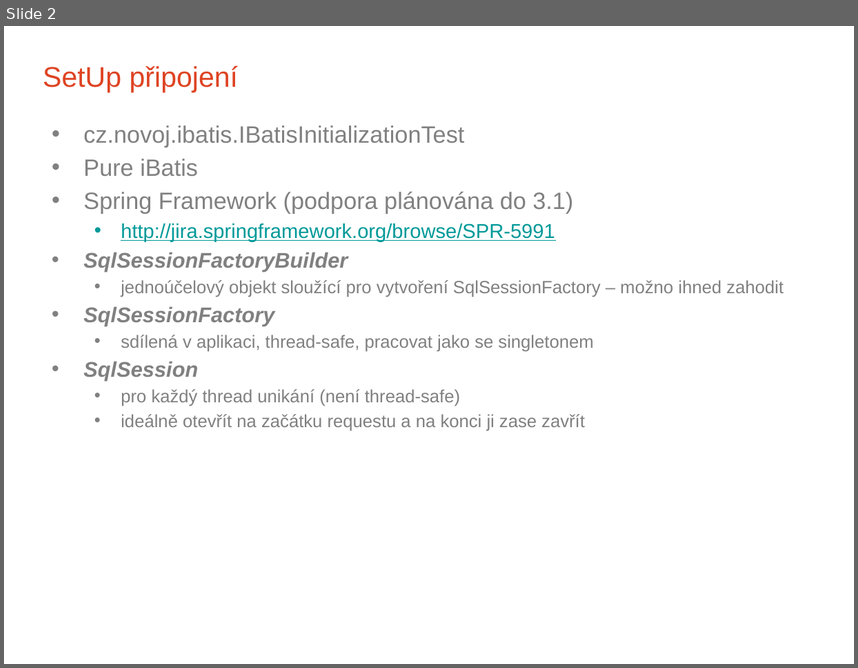
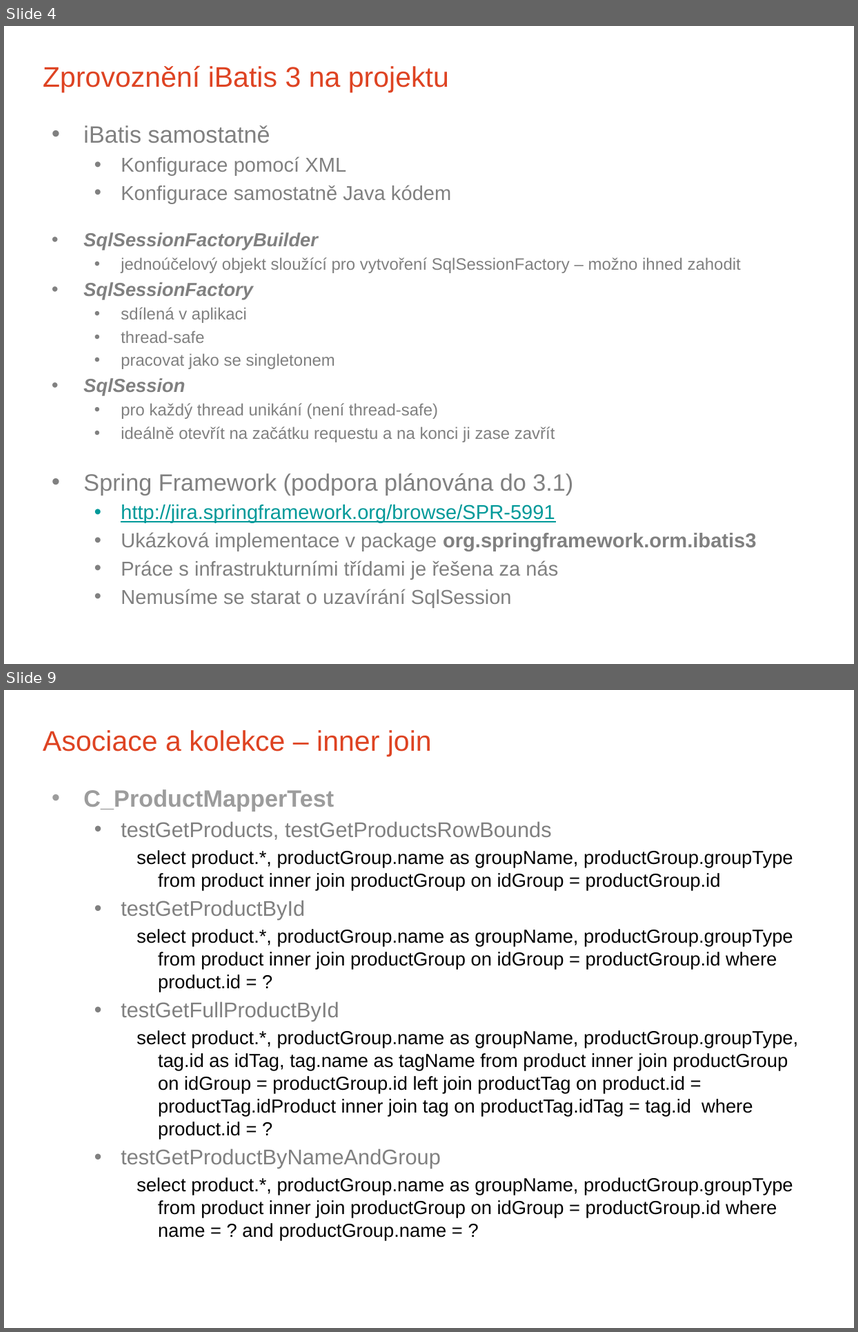
Before and after one commit to novoj/iBatisWorkShop, a slide deck: docs/iBatis 3 Workskop CZJUG.pptx. Shown one above the other, each under a label of ours: slide 2 before the commit, slides 4 and 9 after it; the slides between them are not shown. The pictures are 858x668 and 858x1332 pixels, drawn with LibreOffice and Linux fonts; fonts in the diff are those of the drawing; background and template pictures are left out. Boxes give left, top, right and bottom in pixels: in the first picture for what was removed or moved away, otherwise in the second. Text is boxed around its words. In the diff, an @@ line names an element or a change of style, - is before the commit and + after.

```diff
--- a/docs/iBatis 3 Workskop CZJUG.pptx
+++ b/docs/iBatis 3 Workskop CZJUG.pptx
@@ slide 9 added at box(4, 690, 854, 1328), background picture (left out) @@
@@ title added at box(43, 730, 432, 756), 24 pt, text #DE4322 @@
+Asociace a kolekce – inner join
@@ text added at box(83, 789, 798, 1241), 16 pt, text #000000 @@
+• C_ProductMapperTest
+  • testGetProducts, testGetProductsRowBounds
+    select product.*, productGroup.name as groupName, productGroup.groupType from product inner join productGroup on idGroup = productGroup.id
+  • testGetProductById
+    select product.*, productGroup.name as groupName, productGroup.groupType from product inner join productGroup on idGroup = productGroup.id where product.id = ?
+  • testGetFullProductById
+    select product.*, productGroup.name as groupName, productGroup.groupType, tag.id as idTag, tag.name as tagName from product inner join productGroup on idGroup = productGroup.id left join productTag on product.id = productTag.idProduct inner join tag on productTag.idTag = tag.id where product.id = ?
+  • testGetProductByNameAndGroup
+    select product.*, productGroup.name as groupName, productGroup.groupType from product inner join productGroup on idGroup = productGroup.id where name = ? and productGroup.name = ?
@@ text added at box(47, 1297, 543, 1328), 14 pt, text #FFFFFF, bold @@
+www.fg.cz
@@ page number added at box(626, 1299, 829, 1328), 14 pt, text #FFFFFF, bold @@
+9
@@ what was slide 2 is now slide 4 @@
@@ slide 4 changed as well @@
@@ title at box(43, 65, 449, 92): text changed @@
-SetUp připojení
+Zprovoznění iBatis 3 na projektu
@@ text at box(83, 125, 451, 203): text changed; size 20 to 17 pt @@
-• cz.novoj.ibatis.IBatisInitializationTest
-• Pure iBatis
-• Spring Framework (podpora plánována do 3.1)
-  • http://jira.springframework.org/browse/SPR-5991
+• iBatis samostatně
+  • Konfigurace pomocí XML
+  • Konfigurace samostatně Java kódem
@@ text at box(83, 232, 741, 442): size 18 to 16 pt in "SqlSessionFactoryBuilder", "SqlSessionFactory", "SqlSession"; size 15 to 14 pt in "jednoúčelový objekt sloužící pro vytvoření SqlSessionFactory ...", "pro každý thread unikání (není thread-safe)", "ideálně otevřít na začátku requestu a na ..." @@
@@ text at box(121, 307, 335, 369): text changed; size 15 to 14 pt @@
-  • sdílená v aplikaci, thread-safe, pracovat jako se singletonem
+  • sdílená v aplikaci
+  • thread-safe
+  • pracovat jako se singletonem
@@ text at box(83, 473, 757, 607): paragraphs added @@
+• Spring Framework (podpora plánována do 3.1)
+  • http://jira.springframework.org/browse/SPR-5991
+  • Ukázková implementace v package org.springframework.orm.ibatis3
+  • Práce s infrastrukturními třídami je řešena za nás
+  • Nemusíme se starat o uzavírání SqlSession
```
Also in this commit, not shown: 3 other slides changed, 8 other slides added.
